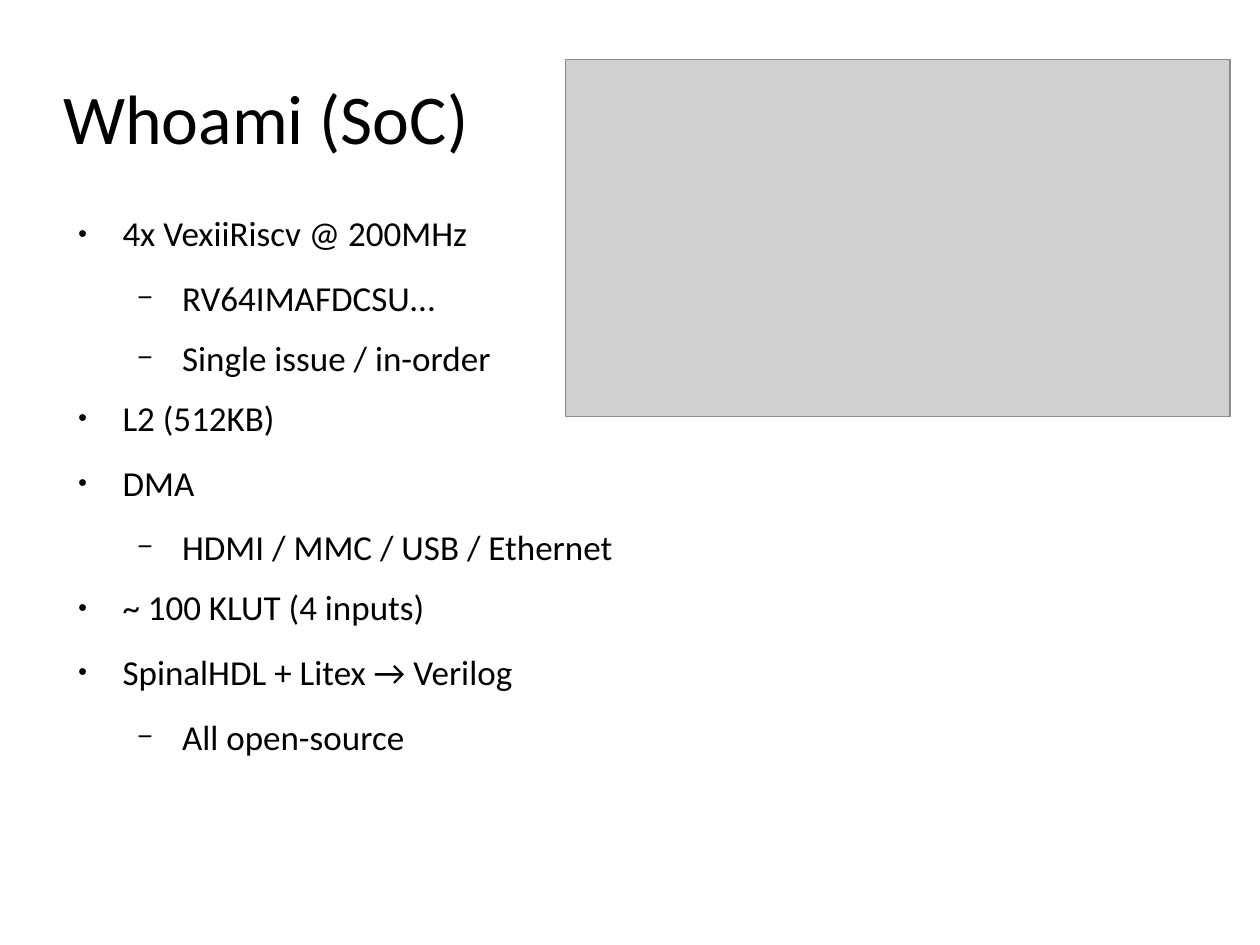
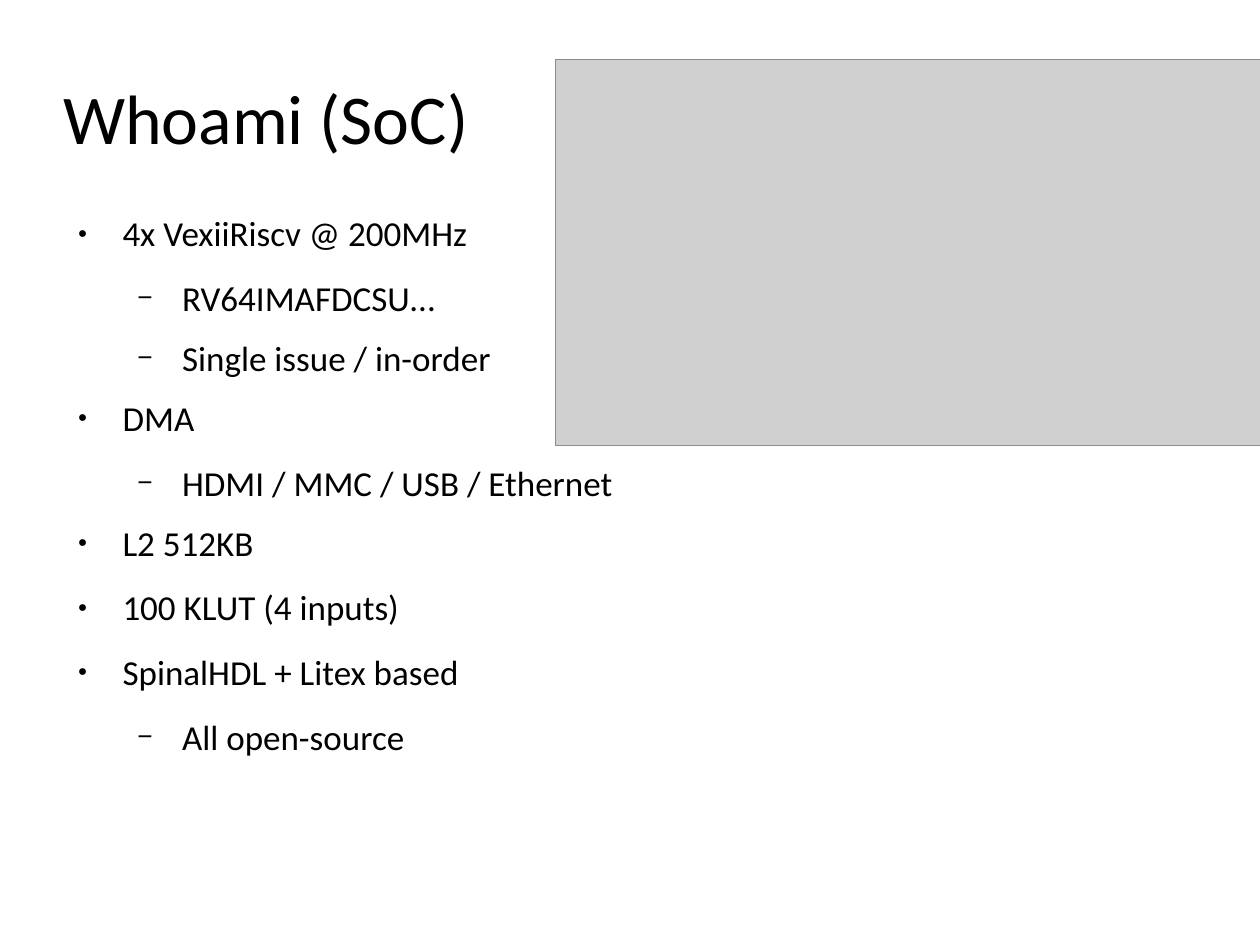
Before and after one commit to SpinalHDL/SpinalDoc, a slide deck: slide 3 of presentation/en/riscv_sc_2024/riscv_sc_2024.odp. Drawn at 1260x945 pixels with LibreOffice and Linux fonts; fonts in the diff are those of the drawing; grey boxes stand for pictures. Boxes give left, top, right and bottom in pixels: in the first picture for what was removed or moved away, otherwise in the second. Text is boxed around its words. In the diff, an @@ line names an element or a change of style, - is before the commit and + after.

```diff
--- a/presentation/en/riscv_sc_2024/riscv_sc_2024.odp
+++ b/presentation/en/riscv_sc_2024/riscv_sc_2024.odp
@@ picture: place and size @@
-picture at box(566, 59, 1231, 416)
+picture at box(556, 59, 1260, 445)
@@ text at box(123, 405, 275, 436): paragraph removed @@
-● L2 (512KB)
@@ text at box(123, 533, 459, 691): text changed @@
-● ~ 100 KLUT (4 inputs)
-● SpinalHDL + Litex → Verilog
+● L2 512KB
+● 100 KLUT (4 inputs)
+● SpinalHDL + Litex based
```
Also in this commit, not shown: 7 other slides changed, 4 slides added, 1 slide removed.
